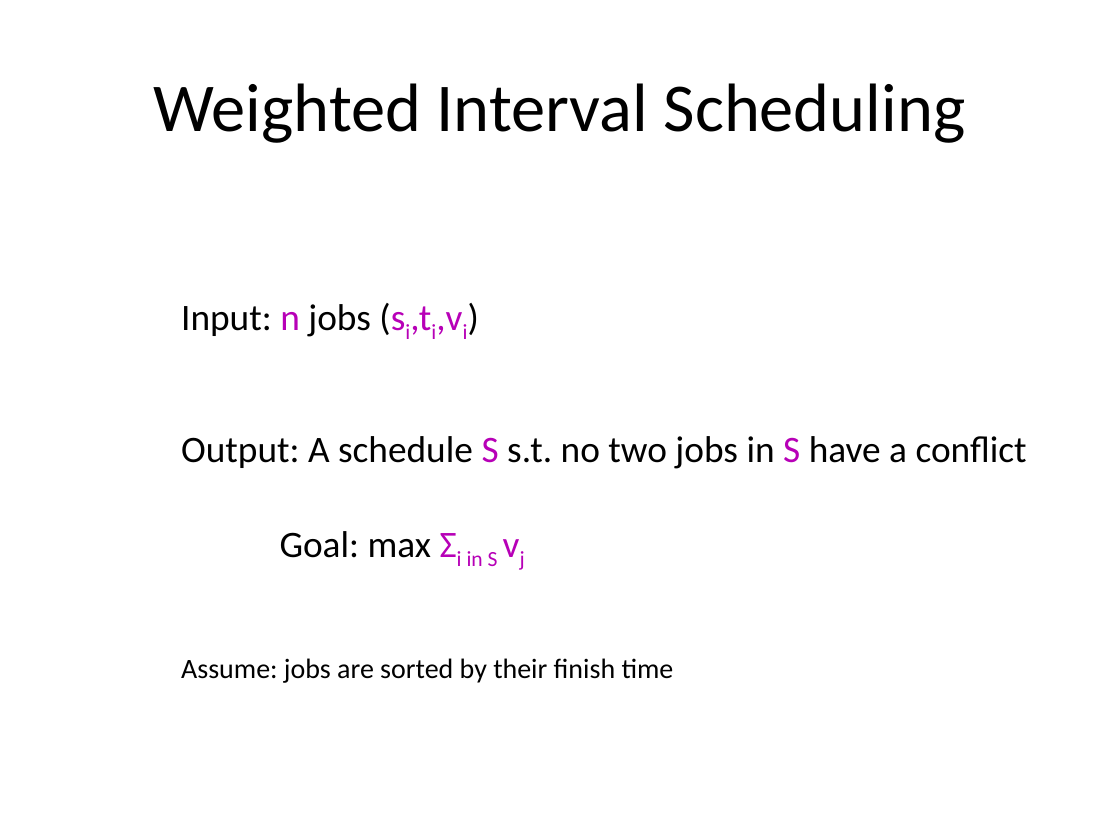
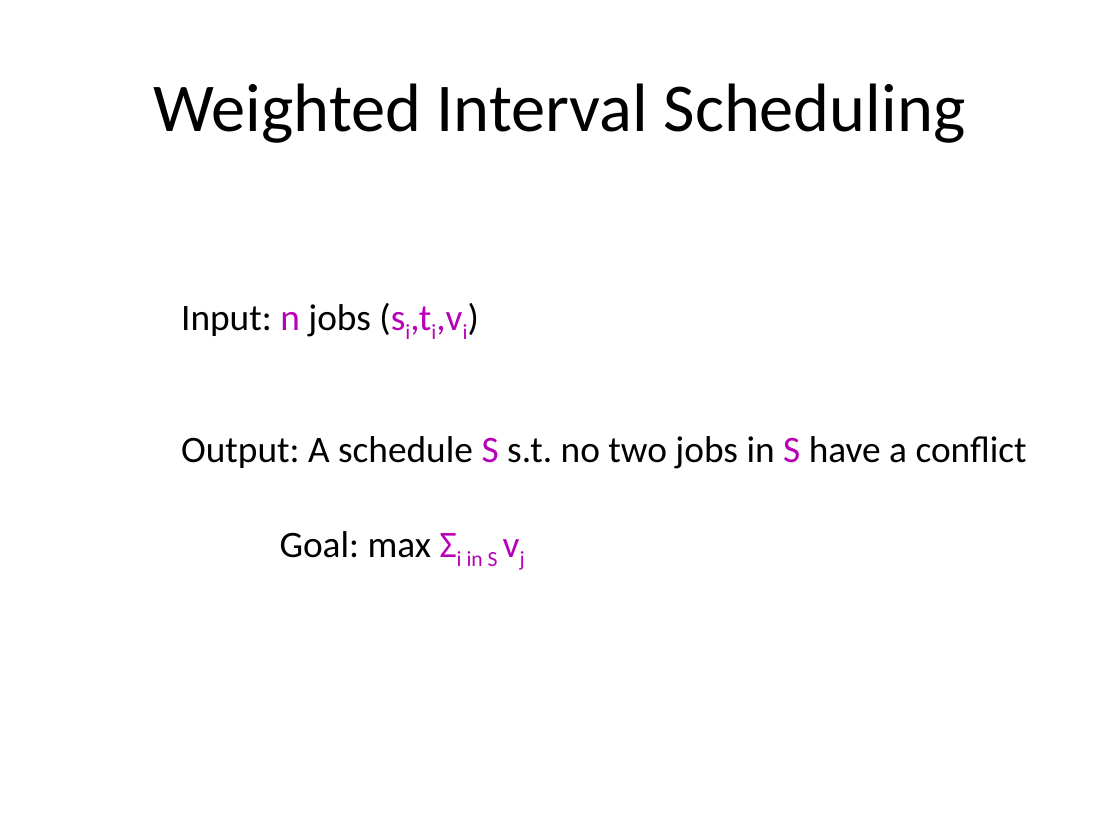
Before and after one commit to jessehartloff/Education, a slide deck: slide 7 of content/u18/cse331/media/slides/weighted_intervals.pptx (slide 10 before the commit). Drawn at 1120x840 pixels with LibreOffice and Linux fonts; fonts in the diff are those of the drawing. Boxes give left, top, right and bottom in pixels: in the first picture for what was removed or moved away, otherwise in the second. Text is boxed around its words. In the diff, an @@ line names an element or a change of style, - is before the commit and + after.

```diff
--- a/content/u18/cse331/media/slides/weighted_intervals.pptx
+++ b/content/u18/cse331/media/slides/weighted_intervals.pptx
@@ text removed at <box>181,658,674,683</box> @@
-Assume: jobs are sorted by their finish time
```
Also in this commit, not shown: 3 other slides changed, 1 slide added, 1 slide removed.
